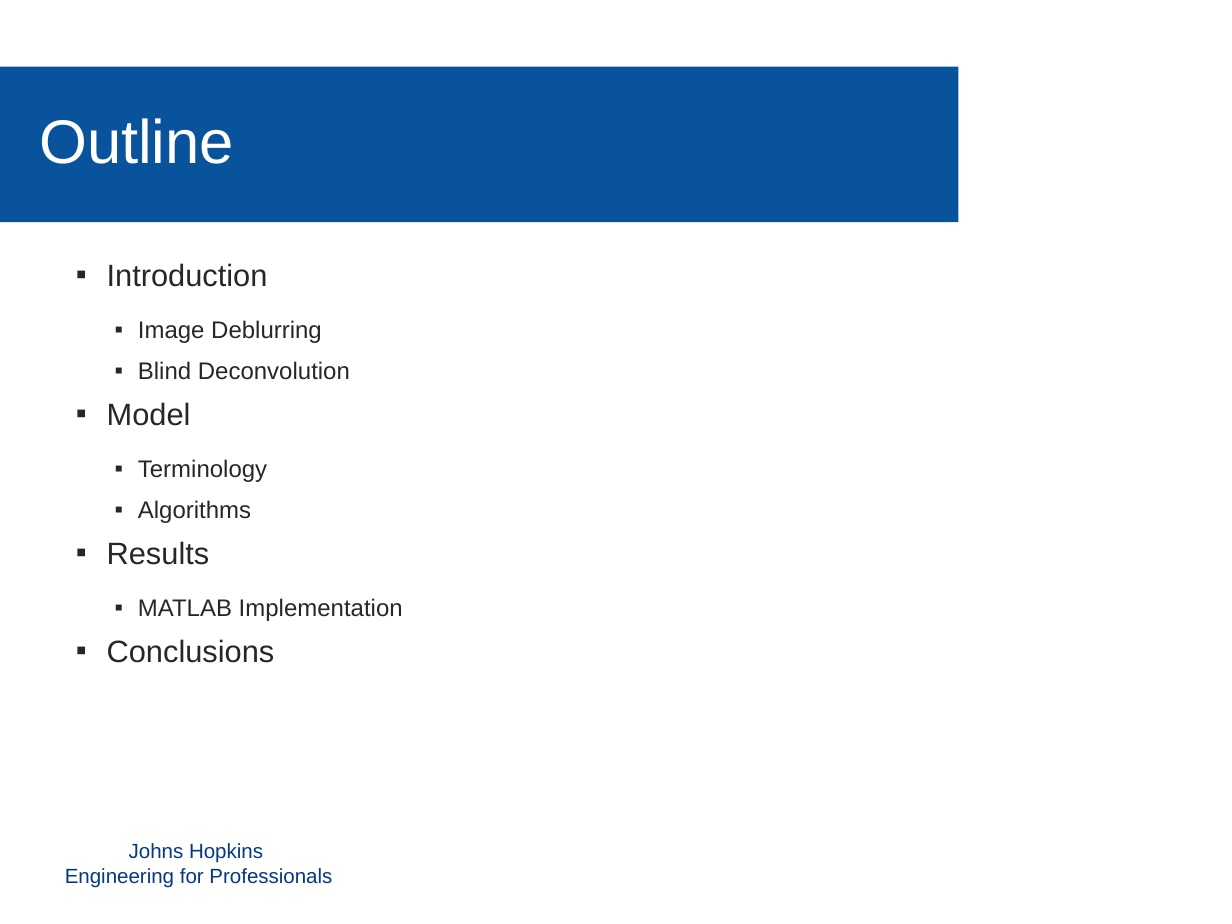
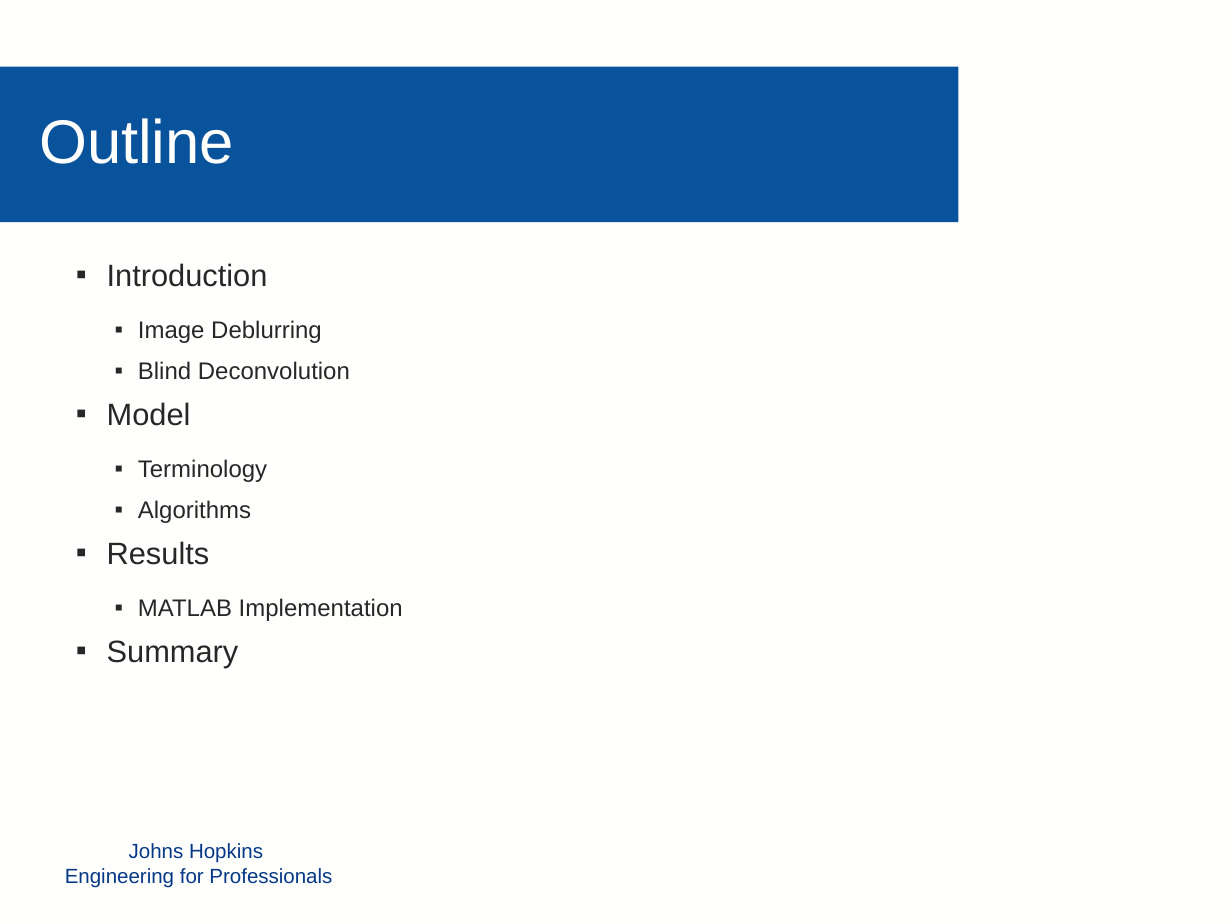
Before and after one commit to mollyn/matrixTheoryProject, a slide deck: slide 2 of Presentation/Diederich_Grassi_Nichols_PPT.pptx. Drawn at 1232x924 pixels with LibreOffice and Linux fonts; fonts in the diff are those of the drawing; background and template pictures are left out. Boxes give left, top, right and bottom in pixels: in the first picture for what was removed or moved away, otherwise in the second. Text is boxed around its words. In the diff, an @@ line names an element or a change of style, - is before the commit and + after.

```diff
--- a/Presentation/Diederich_Grassi_Nichols_PPT.pptx
+++ b/Presentation/Diederich_Grassi_Nichols_PPT.pptx
@@ text at (x1=107, y1=640, x2=239, y2=668): text changed @@
-▪ Conclusions
+▪ Summary
```
Also in this commit, not shown: 5 other slides changed, 1 slide removed.
